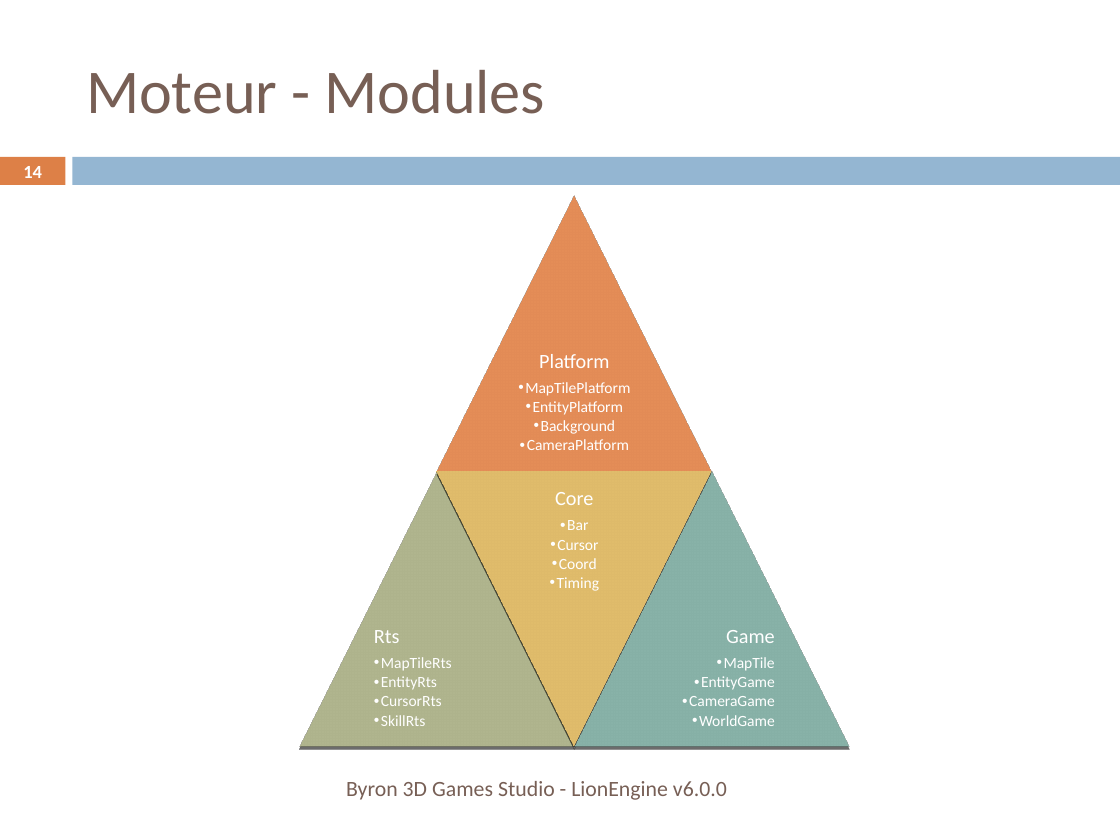
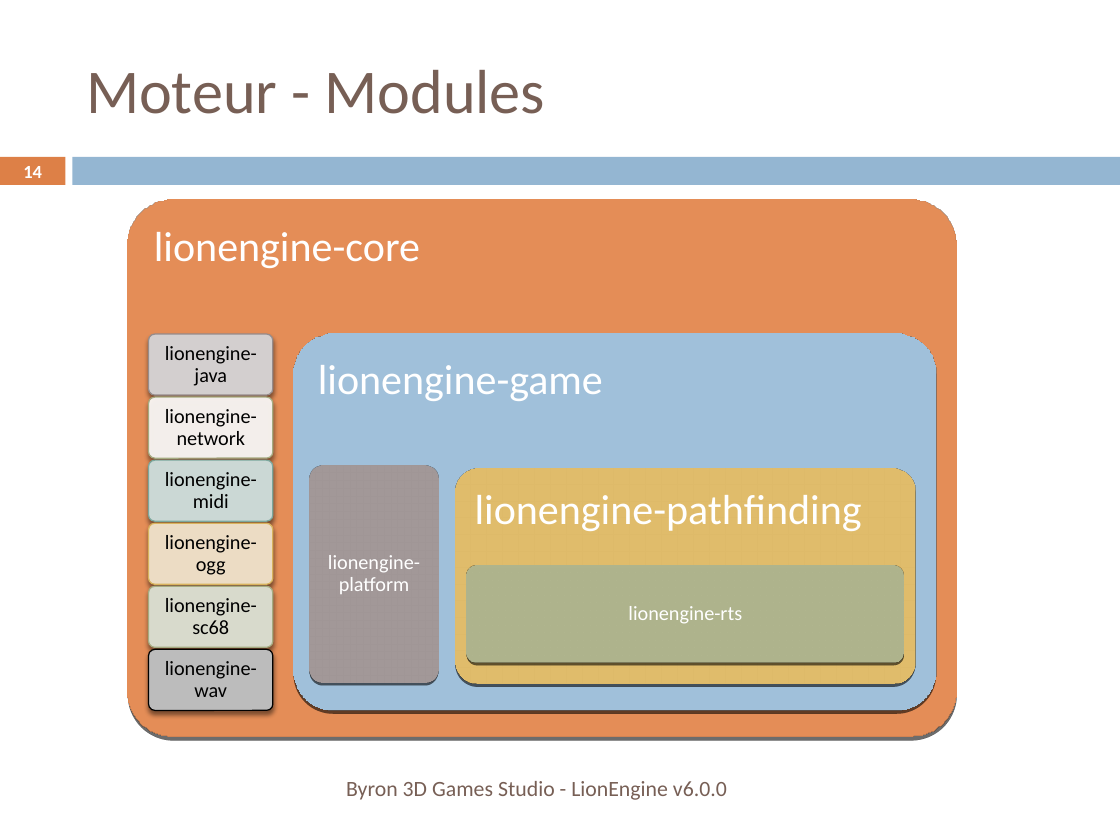
Before and after one commit to b3dgs/lionengine, a slide deck: slide 14 of doc/src/lionengine.pptx. Drawn at 1120x840 pixels with LibreOffice and Linux fonts; fonts in the diff are those of the drawing. Boxes give left, top, right and bottom in pixels: in the first picture for what was removed or moved away, otherwise in the second. Text is boxed around its words. In the diff, an @@ line names an element or a change of style, - is before the commit and + after.

```diff
--- a/doc/src/lionengine.pptx
+++ b/doc/src/lionengine.pptx
@@ group added at bbox=[128, 199, 956, 737]: 11 rounded rectangles, 11 texts @@
+lionengine-core
+lionengine-java
+lionengine-network
+lionengine-midi
+lionengine-ogg
+lionengine-sc68
+lionengine-wav
+lionengine-game
+lionengine-platform
+lionengine-pathfinding
+lionengine-rts
@@ group removed at bbox=[299, 196, 850, 747]: 4 triangles, 4 texts @@
-Platform
-  •• MapTilePlatform
-  •• EntityPlatform
-  •• Background
-  •• CameraPlatform
-Rts
-  •• MapTileRts
-  •• EntityRts
-  •• CursorRts
-  •• SkillRts
-Core
-  •• Bar
-  •• Cursor
-  •• Coord
-  •• Timing
-Game
-  •• MapTile
-  •• EntityGame
-  •• CameraGame
-  •• WorldGame
```
Also in this commit, not shown: 7 other slides changed, 2 other files.
